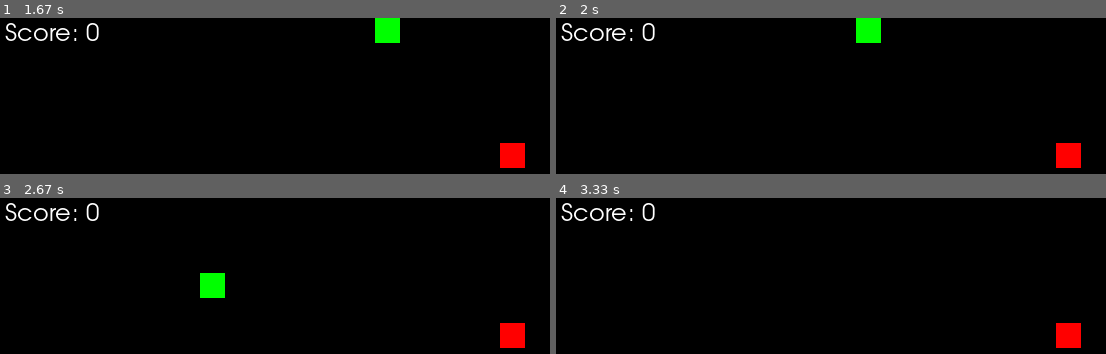
Above: before the commit, frames 1-4 (two rows, left to right).
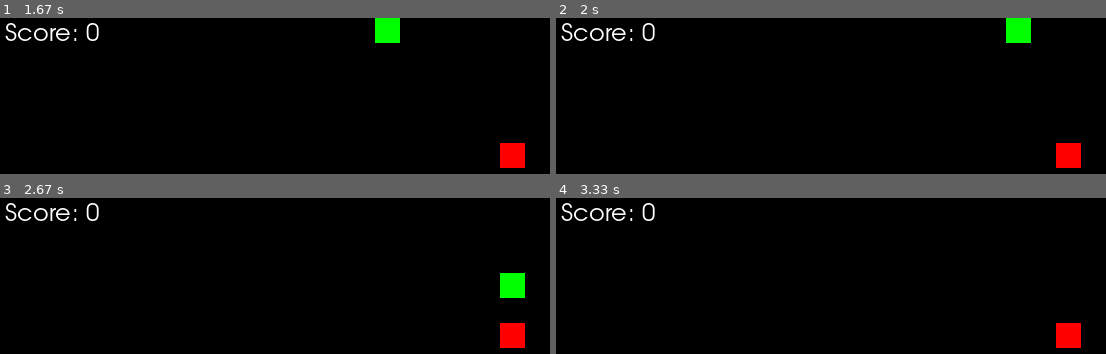
Above: after the commit, the same moments.

Repository: Namtabb/Pygame-project
Game: pygame game, started from main.py
Two runs of this game, one before a commit and one after it. Both use one fixed random seed, a clock stepped at 60 frames per second and the inputs below.
Inputs:
- Up to frame 1 (1.67 s): hold D 0.33-0.8 s; hold W 0.83-1.13 s; hold D 1.17-1.63 s
- Up to frame 2 (2 s): hold A from 1.67 s (still down)
- Up to frame 3 (2.67 s): release A at 2.2 s; hold S 2.23-2.53 s; hold A from 2.57 s (still down)
- Up to frame 4 (3.33 s): release A at 2.97 s; hold W from 3 s (still down)

Frame 1 is identical in both runs. In frame 2, 1.5% of the frame differs, in the area x 54-87%, y 0-17%; in frame 3, 1.5%; in frame 4, nothing differs.

Commit message:
made body segment grow

Diff:
--- a/main.py
+++ b/main.py
@@ -1,7 +1,5 @@
-
 import random
 import pygame as pg
-
 
 # --CONSTANTS--
 # COLOURS
@@ -17,67 +15,92 @@
 HEIGHT = 550
 SCREEN_SIZE = (WIDTH, HEIGHT)
 NUM_APPLES = 1
-NUM_SEGMENTS= 1
-
 
 class Player(pg.sprite.Sprite):
     def __init__(self):
         super().__init__()
-        # making the snake
-        self.image = pg.Surface((25,25))
+        # Making the snake head
+        self.image = pg.Surface((25, 25))
         self.image.fill(GREEN)
         self.rect = self.image.get_rect()
-        self.rect.topleft = (125,75)
-        self.grow = False
+        self.rect.x = 125
+        self.rect.y = 75
         self.change_x = 0
         self.change_y = 0
-
+        self.segments = []
+        self.grow = False
 
     def update(self):
-
-        # kills the snake if it touches the border
-        if self.rect.top < 0:
-            Player.kill(self)
-        if self.rect.bottom > 550:
-            Player.kill(self)
-        if self.rect.left < 0:
-            Player.kill(self)
-        if self.rect.right > 550:
-            Player.kill(self)
-
-    # movement
+        # Movement
         self.rect.x += self.change_x
         self.rect.y += self.change_y
-    # how the snake moves
+
+        # Check for collision with the border
+        if self.rect.top < 0 or self.rect.bottom > HEIGHT or self.rect.left < 0 or self.rect.right > WIDTH:
+            self.kill()
+
+        # Check for collision with itself
+        if len(self.segments) > 0:
+            if pg.sprite.spritecollideany(self, self.segments):
+                self.kill()
+
+        # Handle body segments
+        if len(self.segments) > 0:
+            # Move the last segment to the player's current position
+            old_segment = self.segments.pop()
+            old_segment.rect.x = self.rect.x - self.change_x
+            old_segment.rect.y = self.rect.y - self.change_y
+            self.segments.insert(0, old_segment)
+
+        # Add new segment if growing
+        if self.grow:
+            new_segment = BodySegment(self.rect.x, self.rect.y)
+            self.segments.insert(0, new_segment)
+            all_sprites.add(new_segment)
+            self.grow = False
+
     def go_left(self):
-        self.change_x = -25
-        self.change_y = 0
+        if self.change_x == 0:  # Prevent moving left if already moving right
+            self.change_x = -25
+            self.change_y = 0
 
     def go_right(self):
-        self.change_x = 25
-        self.change_y = 0
+        if self.change_x == 0:  # Prevent moving right if already moving left
+            self.change_x = 25
+            self.change_y = 0
 
     def go_down(self):
-        self.change_y = 25
-        self.change_x = 0
+        if self.change_y == 0:  # Prevent moving down if already moving up
+            self.change_y = 25
+            self.change_x = 0
 
     def go_up(self):
-        self.change_y = -25
-        self.change_x = 0
+        if self.change_y == 0:  # Prevent moving up if already moving down
+            self.change_y = -25
+            self.change_x = 0
 
     def body_grow(self):
         self.grow = True
 
 
+class BodySegment(pg.sprite.Sprite):
+    def __init__(self, x, y):
+        super().__init__()
+        self.image = pg.Surface((25, 25))
+        self.image.fill(GREEN)
+        self.rect = self.image.get_rect()
+        self.rect.x = x
+        self.rect.y = y
+
 
 class Apple(pg.sprite.Sprite):
     def __init__(self):
         super().__init__()
-    # making the apple
-        self.image = pg.Surface((25,25))
+        # Making the apple
+        self.image = pg.Surface((25, 25))
         self.image.fill(RED)
         self.rect = self.image.get_rect()
-        #spawning the apple
+        # Spawning the apple
         self.rect.x = random.randrange(0, WIDTH, 25)
         self.rect.y = random.randrange(0, HEIGHT, 25)
 
@@ -96,10 +119,9 @@
     font = pg.font.SysFont("Futura", 24)
 
     # All sprites go in this sprite Group
+    global all_sprites
     all_sprites = pg.sprite.Group()
     apple_sprites = pg.sprite.Group()
-    snake_segment = pg.sprite.Group()
-
 
     player = Player()
 
@@ -112,73 +134,51 @@
 
     pg.display.set_caption("Snake game")
 
-
-
     # --Main Loop--
     while not done:
         # --- Event Listener
         for event in pg.event.get():
             if event.type == pg.QUIT:
                 done = True
-            # move the snake a direction when a key is pressed
+            # Move the snake in a direction when a key is pressed
             if event.type == pg.KEYDOWN:
                 if event.key == pg.K_a:
                     player.go_left()
-
                 if event.key == pg.K_d:
                     player.go_right()
-
                 if event.key == pg.K_w:
                     player.go_up()
-
                 if event.key == pg.K_s:
                     player.go_down()
 
-
-
-        # checks for apple and snake collision
+        # Check for apple and snake collision
         apples_collided = pg.sprite.spritecollide(player, apple_sprites, True)
 
-
-        # prints the amount of apples eaten
+        # Print the number of apples eaten and make the growing segment function true
         for apple in apples_collided:
             apples_eaten += 1
+            player.body_grow()
 
-        for i in apples_collided:
-            player.body_grow()
-            for _ in range(NUM_SEGMENTS):
-                player = Player()
-
-                all_sprites.add(player)
-                snake_segment.add(player)
-
-
-         #spawns apple after eaten
+        # Spawn apple after it's eaten
         if len(apple_sprites) <= 0:
             for _ in range(NUM_APPLES):
                 apple = Apple()
-
                 all_sprites.add(apple)
                 apple_sprites.add(apple)
 
         # --- Draw items
         screen.fill(BLACK)
-
         score_image = font.render(f"Score: {apples_eaten}", True, WHITE)
-
-
-        screen.blit(score_image, (5,5))
+        screen.blit(score_image, (5, 5))
 
         # --- Update the world state
         all_sprites.update()
-
-
         all_sprites.draw(screen)
 
         # Update the screen with anything new
         pg.display.flip()
 
-        # how fast the game moves
+        # How fast the game moves
         clock.tick(10)  # 10 fps
 
     pg.quit()
